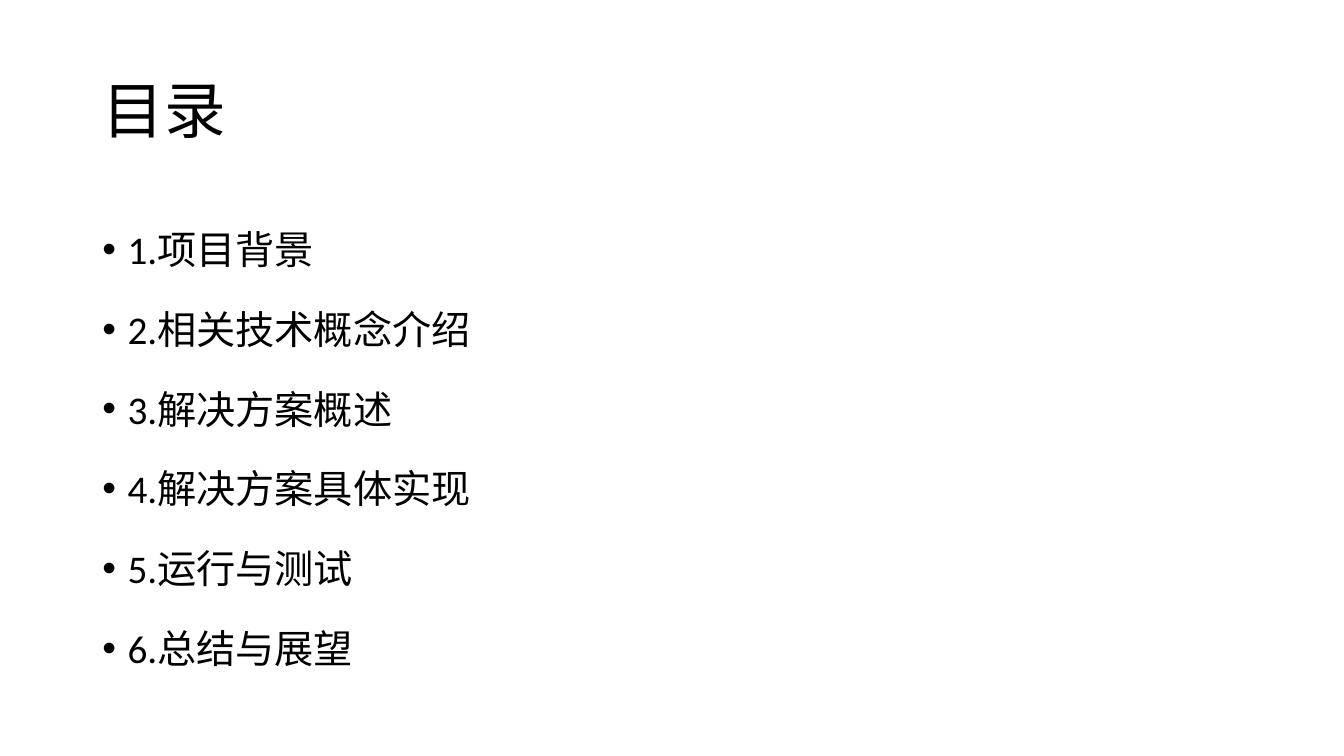
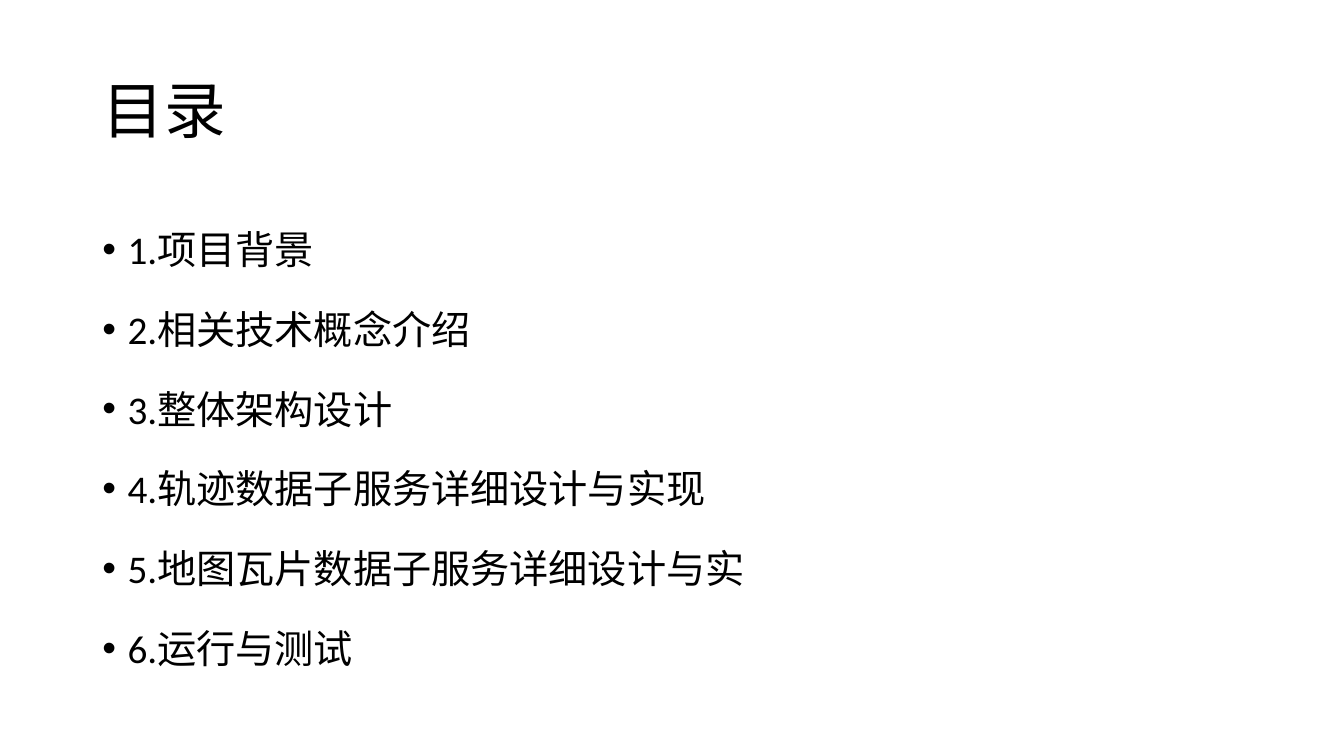
Before and after one commit to hc2013/graduate-article-latex, a slide deck: slide 2 of 地理轨迹相似性分析服务的设计和.pptx. Drawn at 1344x756 pixels with LibreOffice and Linux fonts; fonts in the diff are those of the drawing. Boxes give left, top, right and bottom in pixels: in the first picture for what was removed or moved away, otherwise in the second. Text is boxed around its words. In the diff, an @@ line names an element or a change of style, - is before the commit and + after.

```diff
--- a/地理轨迹相似性分析服务的设计和.pptx
+++ b/地理轨迹相似性分析服务的设计和.pptx
@@ text at (x1=128, y1=391, x2=745, y2=667): text changed @@
-• 3.解决方案概述
-• 4.解决方案具体实现
-• 5.运行与测试
-• 6.总结与展望
+• 3.整体架构设计
+• 4.轨迹数据子服务详细设计与实现
+• 5.地图瓦片数据子服务详细设计与实
+• 6.运行与测试
```
Also in this commit, not shown: 3 slides added, 1 slide removed, 7 other files.
